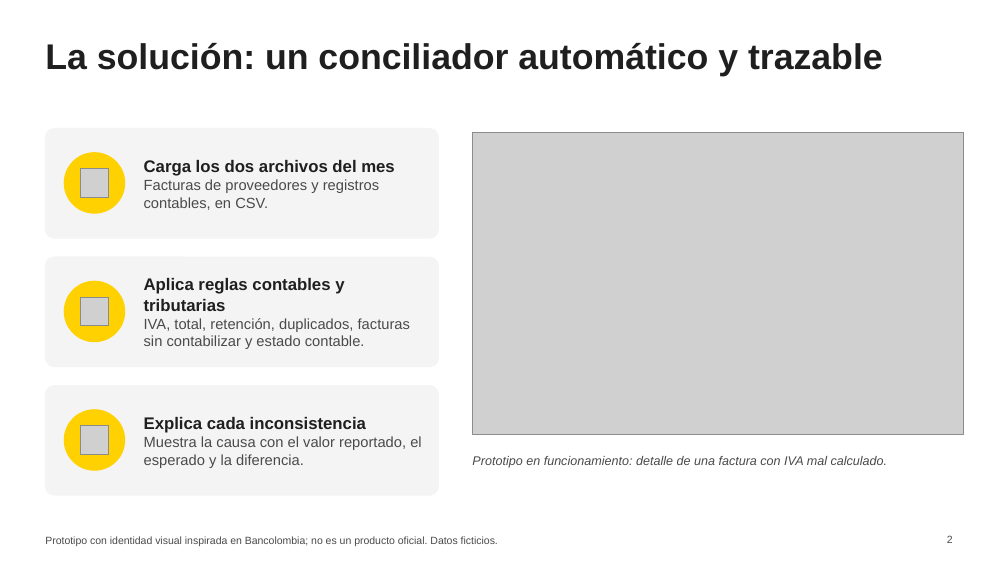
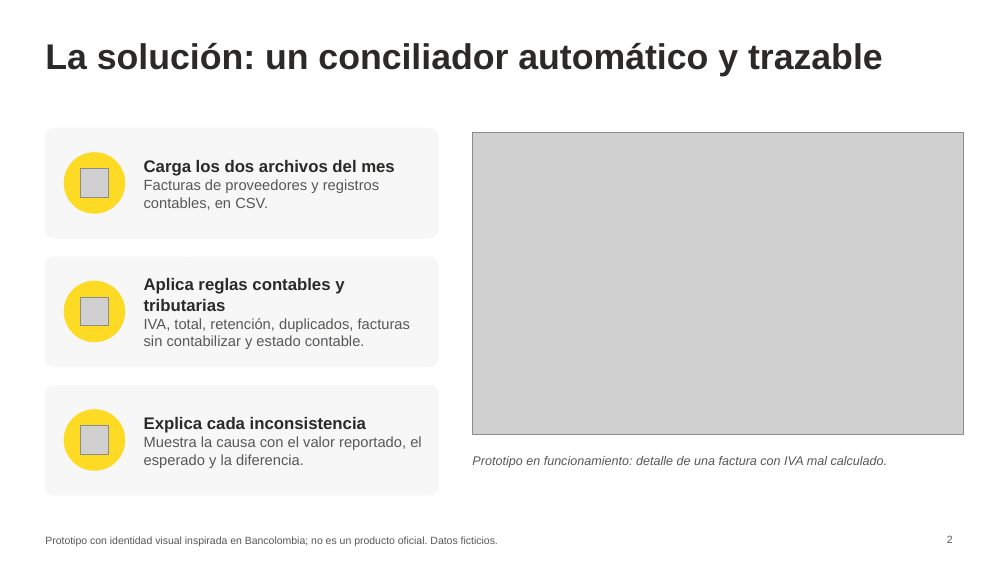
Before and after one commit to ElDaiko/conciliador-facturas, a slide deck: slide 2 of docs/presentacion/presentacion-conciliador.pptx. Drawn at 1008x567 pixels with LibreOffice and Linux fonts; fonts in the diff are those of the drawing; grey boxes stand for pictures. Boxes give left, top, right and bottom in pixels: in the first picture for what was removed or moved away, otherwise in the second. Text is boxed around its words. In the diff, an @@ line names an element or a change of style, - is before the commit and + after.

```diff
--- a/docs/presentacion/presentacion-conciliador.pptx
+++ b/docs/presentacion/presentacion-conciliador.pptx
@@ text "Carga los dos archivos del ..." at [144, 160, 395, 210]: text colour #1F1F1F to #2C2A29 in "Carga los dos archivos del mes"; text colour #4A4A4A to #595755 in "Facturas de proveedores y registros contables, en ..." @@
@@ text "Aplica reglas contables y tributarias" at [144, 278, 410, 349]: text colour #1F1F1F to #2C2A29 in "Aplica reglas contables y tributarias"; text colour #4A4A4A to #595755 in "IVA, total, retención, duplicados, facturas sin contabilizar ..." @@
@@ fill #F4F4F4 to #F7F7F7; outline #F4F4F4 1 pt to #F7F7F7 1 pt in 3 elements at [45, 129, 439, 238], [45, 257, 439, 367], [45, 386, 439, 495] @@
@@ fill #FFD100 to #FDDA24; outline #FFD100 1 pt to #FDDA24 1 pt in 3 elements at [64, 153, 125, 213], [64, 281, 125, 342], [64, 410, 125, 470] @@
@@ text "Explica cada inconsistencia" at [144, 417, 421, 468]: text colour #1F1F1F to #2C2A29 in "Explica cada inconsistencia"; text colour #4A4A4A to #595755 in "Muestra la causa con el valor reportado, ..." @@
@@ text "Prototipo en funcionamiento: detalle de ..." at [472, 456, 888, 468]: text colour #4A4A4A to #595755 @@
```
Also in this commit, not shown: 3 other slides changed.
